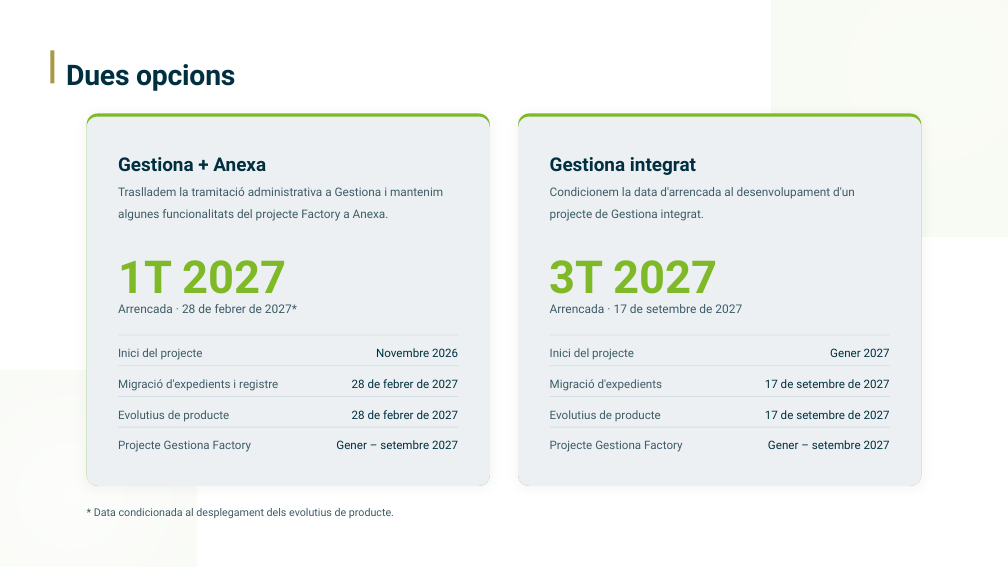
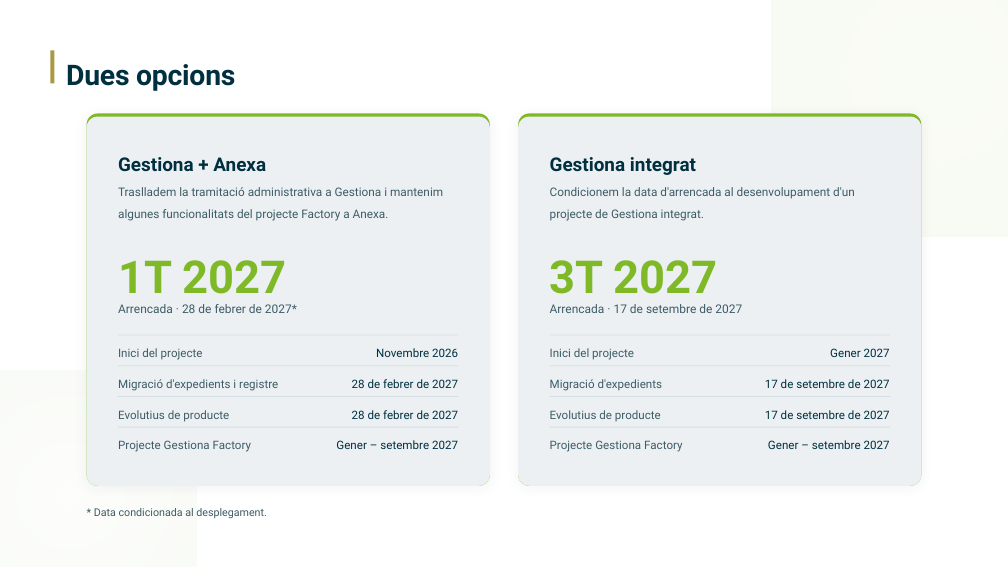
Before and after one commit to RicardoGestiona/presentaciones, a slide deck: slide 12 of apdcat-migracio/apdcat-migracio.pptx. Drawn at 1008x567 pixels with LibreOffice and Linux fonts; fonts in the diff are those of the drawing. Boxes give left, top, right and bottom in pixels: in the first picture for what was removed or moved away, otherwise in the second. Text is boxed around its words. In the diff, an @@ line names an element or a change of style, - is before the commit and + after.

```diff
--- a/apdcat-migracio/apdcat-migracio.pptx
+++ b/apdcat-migracio/apdcat-migracio.pptx
@@ text at bbox=[94, 508, 267, 518]: text changed @@
-* Data condicionada al desplegament dels evolutius de producte.
+* Data condicionada al desplegament.
```
Also in this commit, not shown: 1 other slide changed, 2 other files.
